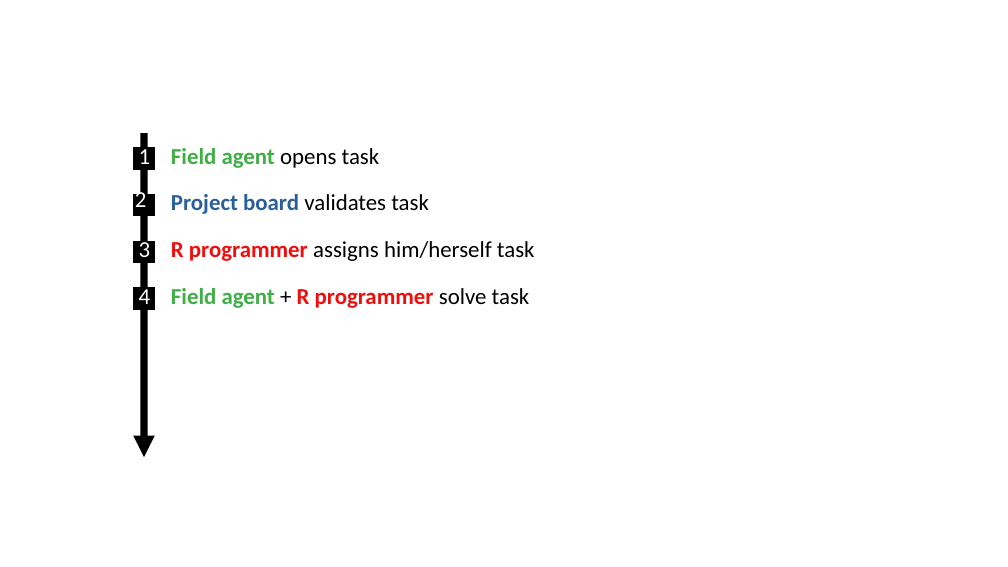
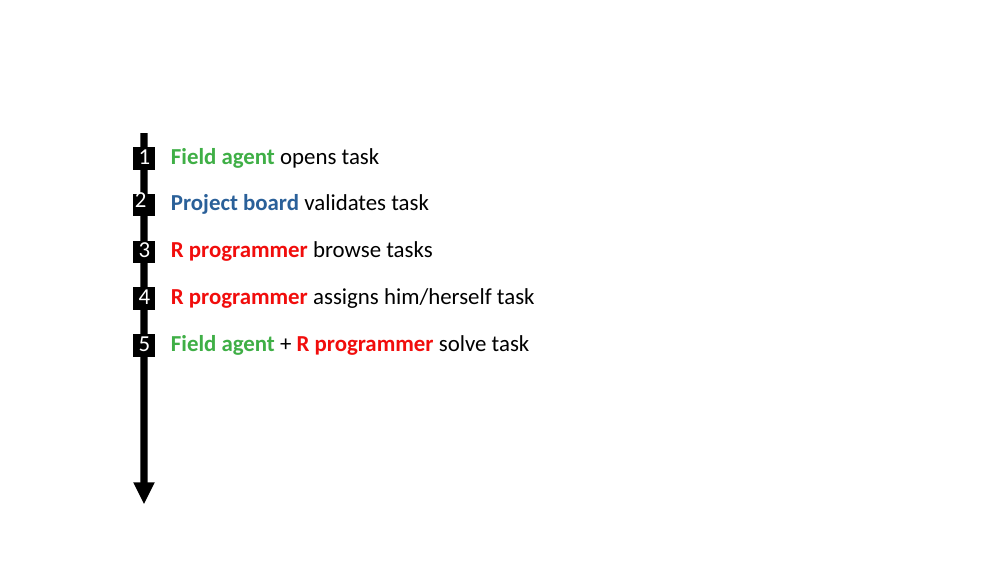
Before and after one commit to matthieugold/covid-19-challenge, a slide deck: slide 38 of docs/dscc_presentation/dscc_presentation.odp (slide 37 before the commit). Drawn at 1008x567 pixels with LibreOffice and Linux fonts; fonts in the diff are those of the drawing. Boxes give left, top, right and bottom in pixels: in the first picture for what was removed or moved away, otherwise in the second. Text is boxed around its words. In the diff, an @@ line names an element or a change of style, - is before the commit and + after.

```diff
--- a/docs/dscc_presentation/dscc_presentation.odp
+++ b/docs/dscc_presentation/dscc_presentation.odp
@@ arrow moved from (144, 134) - (144, 457) to (144, 134) - (144, 504) @@
@@ text added at (x1=171, y1=241, x2=432, y2=261), 18 pt, text #F10D0C, bold @@
+R programmer browse tasks
@@ text "R programmer assigns him/herself task" moved from (x1=171, y1=241, x2=535, y2=261) to (x1=171, y1=288, x2=535, y2=308) @@
@@ text "Field agent + R programmer ..." moved from (x1=171, y1=288, x2=530, y2=308) to (x1=171, y1=335, x2=530, y2=355) @@
@@ rectangle added at (x1=134, y1=335, x2=155, y2=357), fill #000000, outline #000000 0 pt @@
@@ text added at (x1=139, y1=332, x2=151, y2=358), 18 pt, text #FFFFFF @@
+5
```
Also in this commit, not shown: 8 other slides changed, 3 slides added, 5 slides removed, 2 other files.
